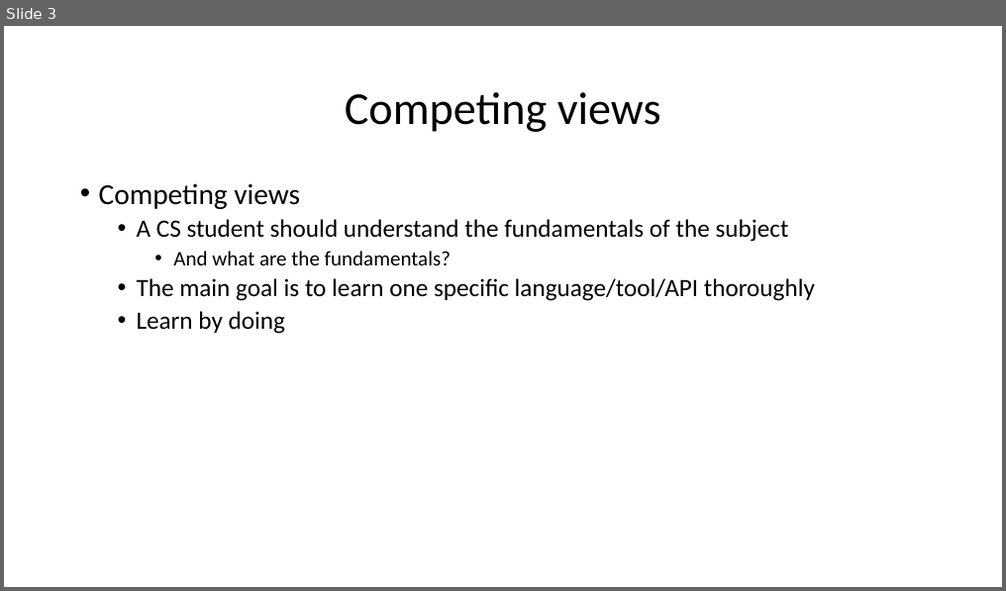
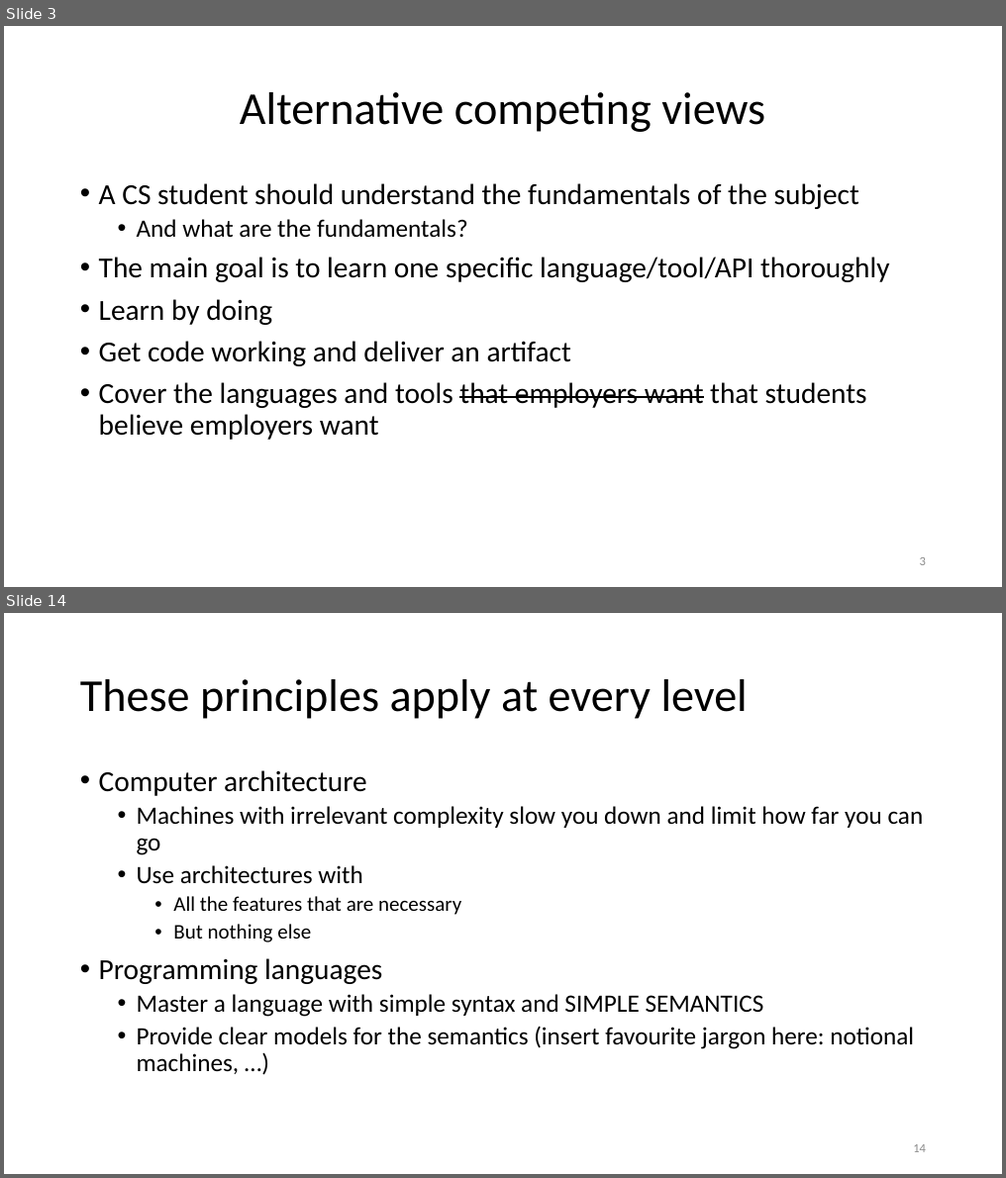
Before and after one commit to jtod/jtod.github.io, a slide deck: home/Sigma16/dev/docs/papers/Computer systems with Sigma16 and Hydra.pptx. Shown one above the other, each under a label of ours: slide 3 before the commit, slides 3 and 14 after it; the slides between them are not shown. The pictures are 1006x591 and 1006x1178 pixels, drawn with LibreOffice and Linux fonts; fonts in the diff are those of the drawing. Boxes give left, top, right and bottom in pixels: in the first picture for what was removed or moved away, otherwise in the second. Text is boxed around its words. In the diff, an @@ line names an element or a change of style, - is before the commit and + after.

```diff
--- a/home/Sigma16/dev/docs/papers/Computer systems with Sigma16 and Hydra.pptx
+++ b/home/Sigma16/dev/docs/papers/Computer systems with Sigma16 and Hydra.pptx
@@ slide 14 added at (4, 613, 1002, 1174), background #FFFFFF @@
@@ title added at (80, 679, 747, 719), 44 pt, text #000000 @@
+These principles apply at every level
@@ text added at (99, 770, 924, 1074), 24 pt, text #000000 @@
+• Computer architecture
+  • Machines with irrelevant complexity slow you down and limit how far you can go
+  • Use architectures with
+    • All the features that are necessary
+    • But nothing else
+• Programming languages
+  • Master a language with simple syntax and SIMPLE SEMANTICS
+  • Provide clear models for the semantics (insert favourite jargon here: notional machines, …)
@@ page number added at (913, 1145, 926, 1153), 12 pt, text #8C8C8C @@
+14
@@ slide 3 changed as well @@
@@ title at (240, 92, 765, 132): text changed @@
-Competing views
+Alternative competing views
@@ text at (99, 183, 300, 209): paragraph removed @@
-• Competing views
@@ text at (99, 183, 890, 325): size 24 to 28 pt in "A CS student should understand the fundamentals ...", "The main goal is to learn one ...", "Learn by doing"; size 20 to 24 pt in "And what are the fundamentals?"; list level 2 to 1 in "A CS student should understand ..."; list level 3 to 2 in "And what are the fundamentals?"; list level 2 to 1 in "The main goal is to ..."; list level 2 to 1 in "Learn by doing" @@
@@ text at (99, 341, 867, 440): paragraphs added @@
+• Get code working and deliver an artifact
+• Cover the languages and tools that employers want that students believe employers want
@@ page number added at (920, 558, 926, 566), 12 pt, text #8C8C8C @@
+3
```
Also in this commit, not shown: 2 other slides changed, 24 other slides added, 1 slide removed, 11 other files.
